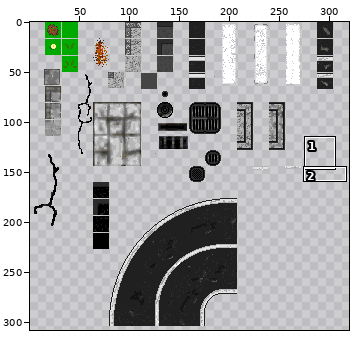
Edited in one commit: sprite sheet (Assets/Graph/images/sol_urbain.png). Above: a wide view before the commit, with the close-up outlined.
Close-up. As it was:
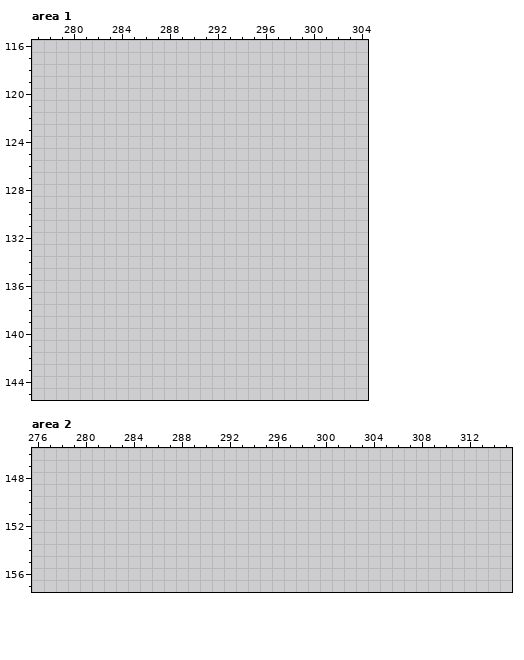
The file is 320x320 pixels. Colours within 5 levels of each other are drawn and written as one. Shown: area 1: x 277..304, y 116..145; area 2: x 276..315, y 146..157. The wide view leaves out empty margins. The commit also changed other parts of the picture, which this record leaves out.
The result:
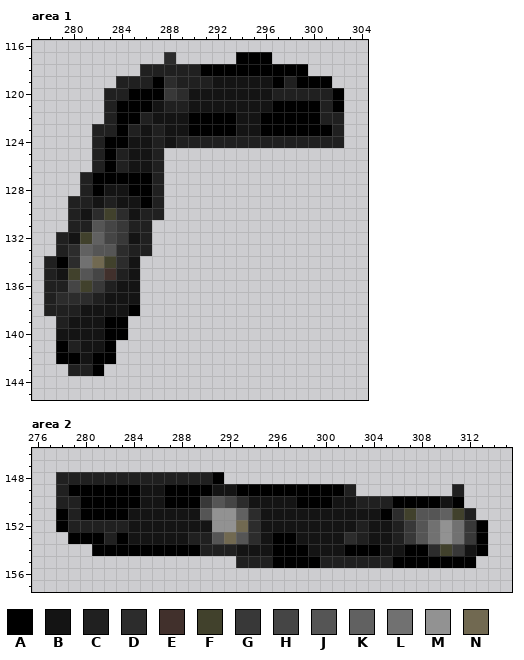
Palette (. is transparent): A #000000  B #141414  C #202020  D #2c2c2c  E #41302c  F #41412c  G #383838  H #454545  J #555555  K #616161  L #717171  M #929292  N #716951
The exact change:
Area 1:
y 117: x 288 . -> D; x 294..296 ... -> AAA
y 118: x 286..299 .............. -> CCCCCAAAAAAAAA
y 119: x 284..301 .................. -> CCCADCCCBBBBBACAAA
y 120: x 283..302 .................... -> CCAAAGDBBBBBBBCCCCCA
y 121: x 283..302 .................... -> CAAABCCBBBBBBBAAAACA
y 122: x 283..302 .................... -> CAACBBBAAAABBAAAAACC
y 123: x 282..302 ..................... -> CCACBCBBAAAABBAAAAAAC
y 124: x 282..302 ..................... -> CAABBCBCCCCCCCCCCCCCC
y 125..126: x 282..287 ...... -> CACBBC
y 127: x 281..287 ....... -> CAAAAAC
y 128: x 281..287 ....... -> CABBAAC
y 129: x 280..287 ........ -> CCBCBBAC
y 130: x 280..287 ........ -> CBDFDBCC
y 131: x 280..286 ....... -> CCJHGCC
y 132: x 279..286 ........ -> CBFKHGBC
y 133: x 279..286 ........ -> CDKJJDCC
y 134: x 278..285 ........ -> CADLNFDB
y 135: x 278..285 ........ -> CBFJHECB
y 136: x 278..285 ........ -> CCHFGCBB
y 137: x 278..285 ........ -> CDDDCBBB
y 138: x 278..285 ........ -> CCCBBBBA
y 139: x 279..284 ...... -> CBBBAA
y 140: x 279..284 ...... -> BBBBAA
y 141: x 279..283 ..... -> ACBBA
y 142: x 279..283 ..... -> AABAA
y 143: x 280..282 ... -> CCA
Area 2:
y 148: x 278..291 .............. -> CCCCCCCCCCCCCA
y 149: x 278..302 ......................... -> CAAAAAABBAAAABBAAAAAAAAAC; x 311 . -> C
y 150: x 278..311 .................................. -> CCAAAAABBAAAGJHDBBBBAAABBCCCAAAABA
y 151: x 278..312 ................................... -> ACAAAABBBBBBJMMKDBBBBBBBBBBADFJJKFC
y 152: x 278..313 .................................... -> ACCCCCBBBBBBBMMNDBBBBBBBBCBBCGJLMLGA
y 153: x 279..313 ................................... -> AAACABBBBBCCJNJDBAABBBBDCBBCGJLMLGA
y 154: x 281..313 ................................. -> AAAAAAAAACCCBBBAAABBBAAABBAADFGBA
y 155: x 293..312 .................... -> CCCAAAACCCCCCAAAAAAA
Pixel boxes of the changes (left, top, right, bottom) in both close-ups:
added: (44, 52, 344, 376)
added: (56, 472, 488, 568)
